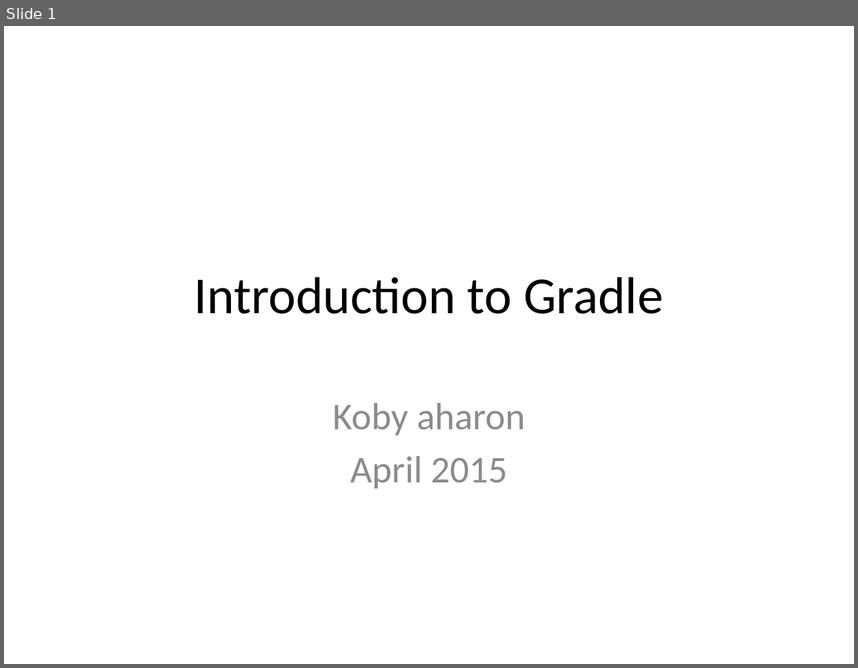
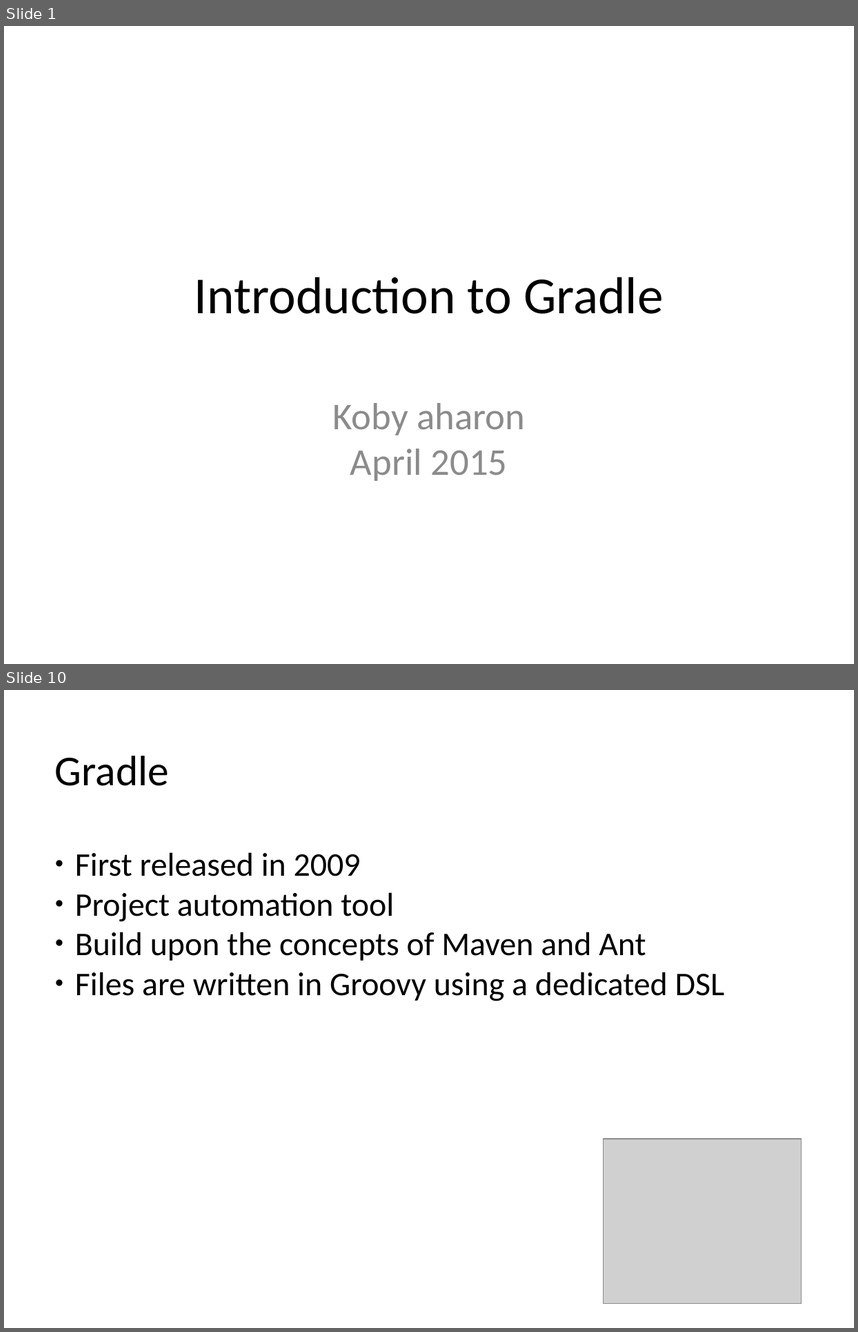
Before and after one commit to kob-aha/gradle-presentation-old, a slide deck: presentation/Introduction to Gradle.pptx. Shown one above the other, each under a label of ours: slide 1 before the commit, slides 1 and 10 after it; the slides between them are not shown. The pictures are 858x668 and 858x1332 pixels, drawn with LibreOffice and Linux fonts; fonts in the diff are those of the drawing; grey boxes stand for pictures. Boxes give left, top, right and bottom in pixels: in the first picture for what was removed or moved away, otherwise in the second. Text is boxed around its words. In the diff, an @@ line names an element or a change of style, - is before the commit and + after.

```diff
--- a/presentation/Introduction to Gradle.pptx
+++ b/presentation/Introduction to Gradle.pptx
@@ slide 10 added at (4,690,854,1328), background #FFFFFF @@
@@ text added at (55,756,170,786), 36 pt, text #000000 @@
+Gradle
@@ text added at (75,852,725,1001), 28 pt, text #000000 @@
+● First released in 2009
+● Project automation tool
+● Build upon the concepts of Maven and Ant
+● Files are written in Groovy using a dedicated DSL
@@ picture added at (604,1138,802,1304) @@
@@ slide 1 changed as well @@
@@ text "Koby aharon" at (332,403,525,481): text colour #8C8C8C to #8B8B8B; less space between paragraphs @@
```
Also in this commit, not shown: 9 other slides added, 1 slide removed, 11 other files.
